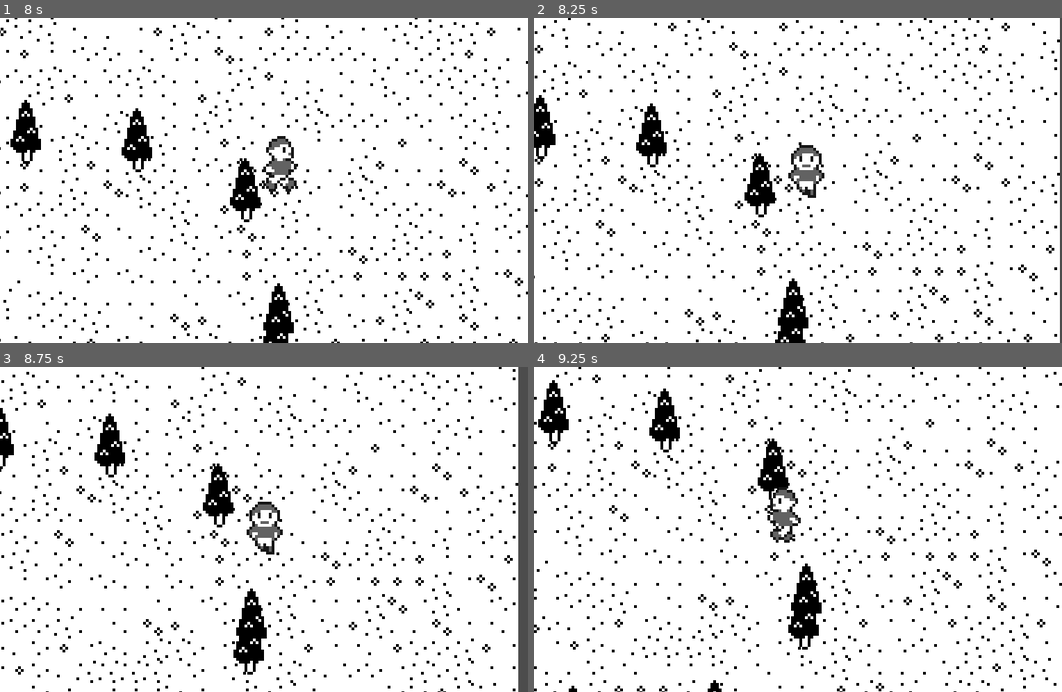
Above: before the commit, frames 1-4 (two rows, left to right).
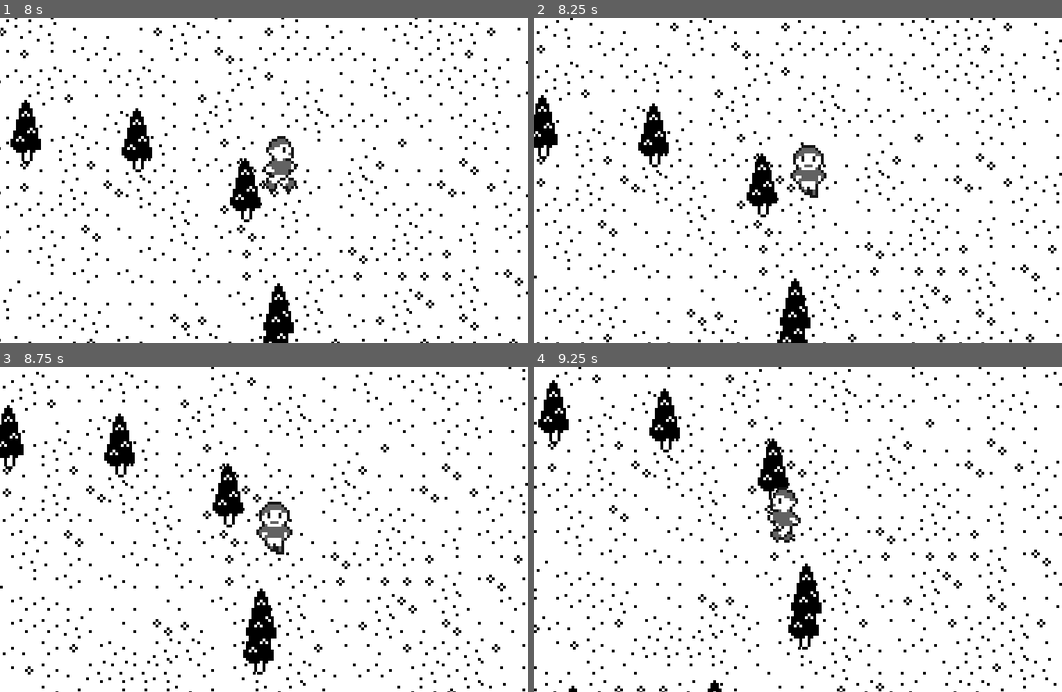
Above: after the commit, the same moments.

Repository: IdeallyGrey/theGreatGatsby-a-video-game
Game: Godot game, scene res://levels/World.tscn
Two runs of this game, one before a commit and one after it. Both use one fixed random seed, a clock stepped at 60 frames per second and the inputs below.
Inputs:
- Up to frame 1 (8 s): tap Enter at 0.5 s; hold Up (ui_up) 0.53-2.03 s; hold Left (ui_left) 2.03-3.53 s; hold Down (ui_down) 3.53-4.28 s; hold Right (ui_right) 4.28-5.03 s; hold Up (ui_up) 5.03-5.78 s; hold Right (ui_right) from 5.78 s (still down)
- Up to frame 2 (8.25 s): release Right (ui_right) at 8.03 s; hold Down (ui_down) from 8.03 s (still down)
- Up to frame 3 (8.75 s): keep holding Down (ui_down)
- Up to frame 4 (9.25 s): release Down (ui_down) at 8.78 s; hold Left (ui_left) from 8.78 s (still down)

Frame 1 is identical in both runs. In frame 2, 7.4% of the frame differs, in the area x 0-100%, y 0-100%; in frame 3, 12%; in frame 4, nothing differs.

Commit message:
Update World.tscn

Diff:
--- a/godot/levels/World.tscn
+++ b/godot/levels/World.tscn
@@ -73,9 +73,9 @@
 [node name="PlayerCamera" parent="." instance=ExtResource( 4 )]
 
 [node name="TopLeft" parent="PlayerCamera/Limits" index="0"]
-position = Vector2( -136, -88 )
+position = Vector2( -72, -56 )
 
 [node name="BottomRight" parent="PlayerCamera/Limits" index="1"]
-position = Vector2( 376, 216 )
+position = Vector2( 264, 152 )
 
 [editable path="PlayerCamera"]
